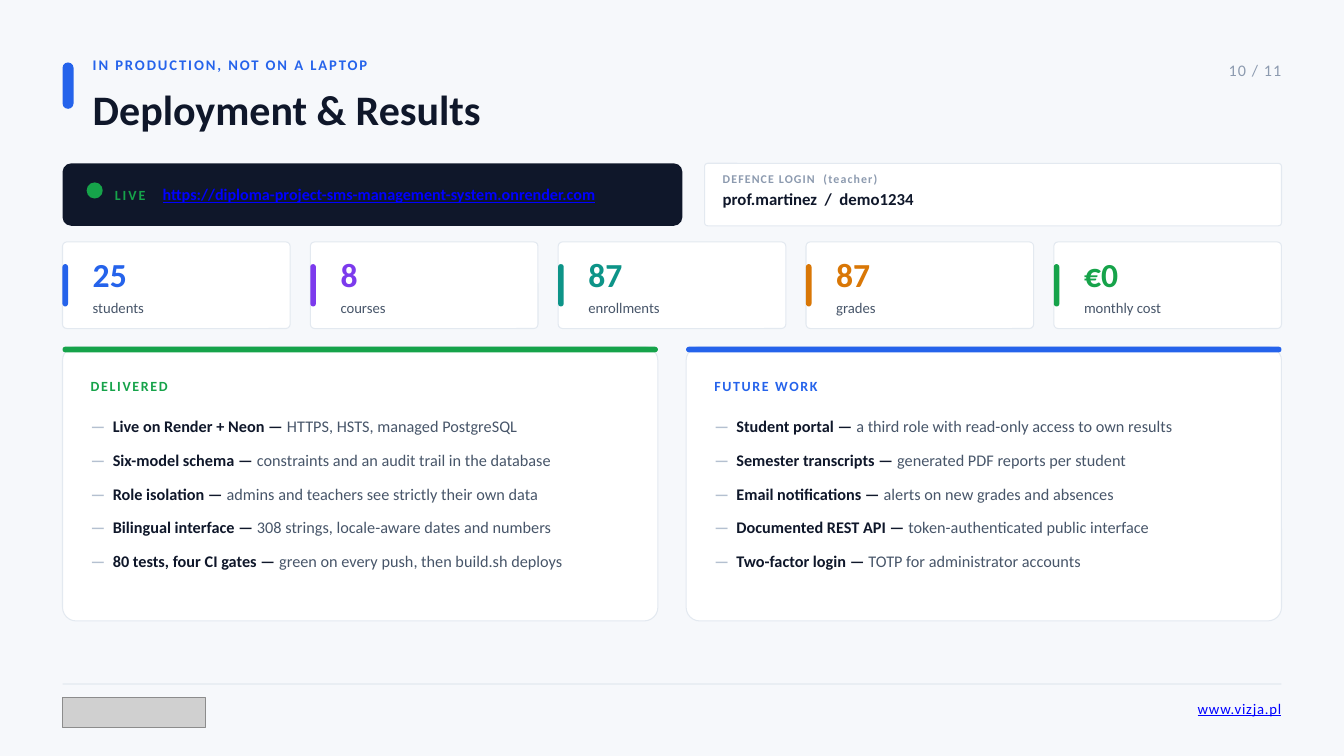
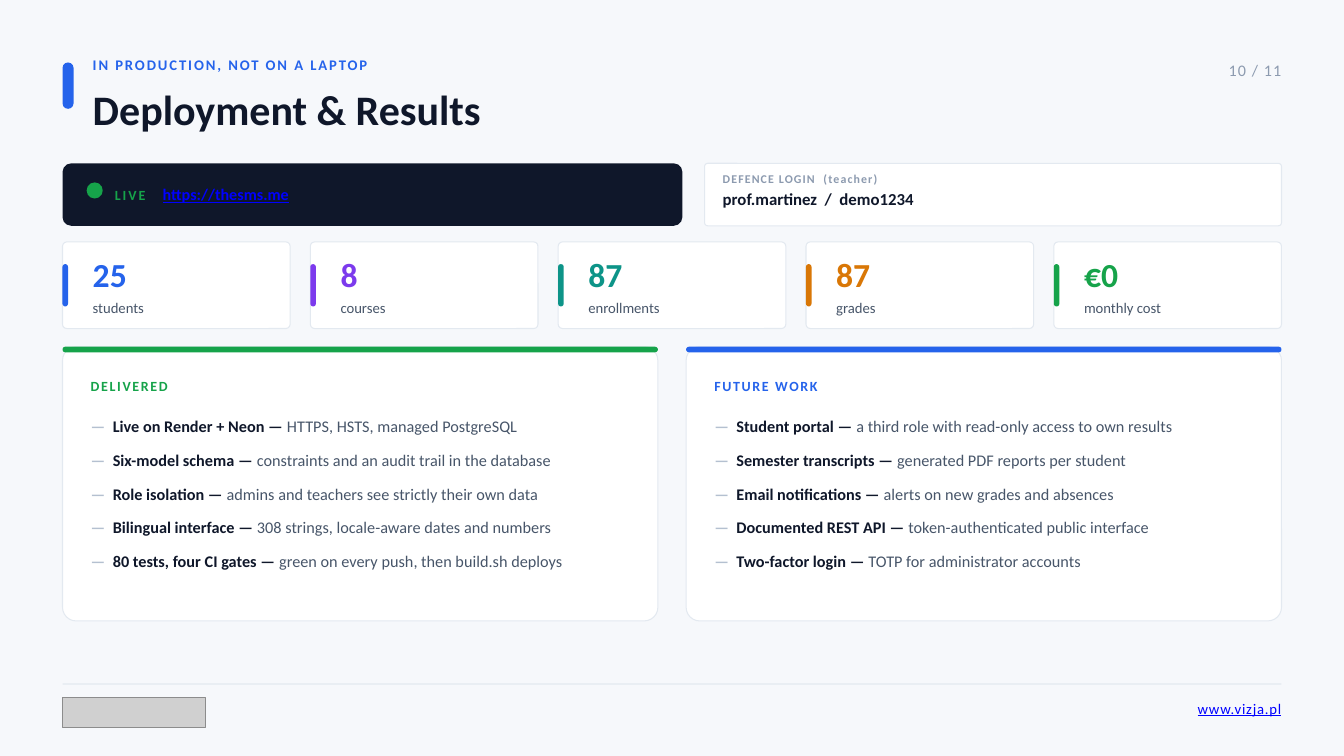
Before and after one commit to maksym671/Diploma-Project-SMS-Management-System, a slide deck: slide 10 of Maksym_Shpak_Diploma_Presentation.pptx. Drawn at 1344x756 pixels with LibreOffice and Linux fonts; fonts in the diff are those of the drawing; grey boxes stand for pictures. Boxes give left, top, right and bottom in pixels: in the first picture for what was removed or moved away, otherwise in the second. Text is boxed around its words. In the diff, an @@ line names an element or a change of style, - is before the commit and + after.

Commit message:
Point the live diploma URL at thesms.me.

```diff
--- a/Maksym_Shpak_Diploma_Presentation.pptx
+++ b/Maksym_Shpak_Diploma_Presentation.pptx
@@ text at bbox=[115, 188, 289, 203]: text changed @@
-LIVE https://diploma-project-sms-management-system.onrender.com
+LIVE https://thesms.me
```
Also in this commit, not shown: 2 other slides changed, 6 other files.
